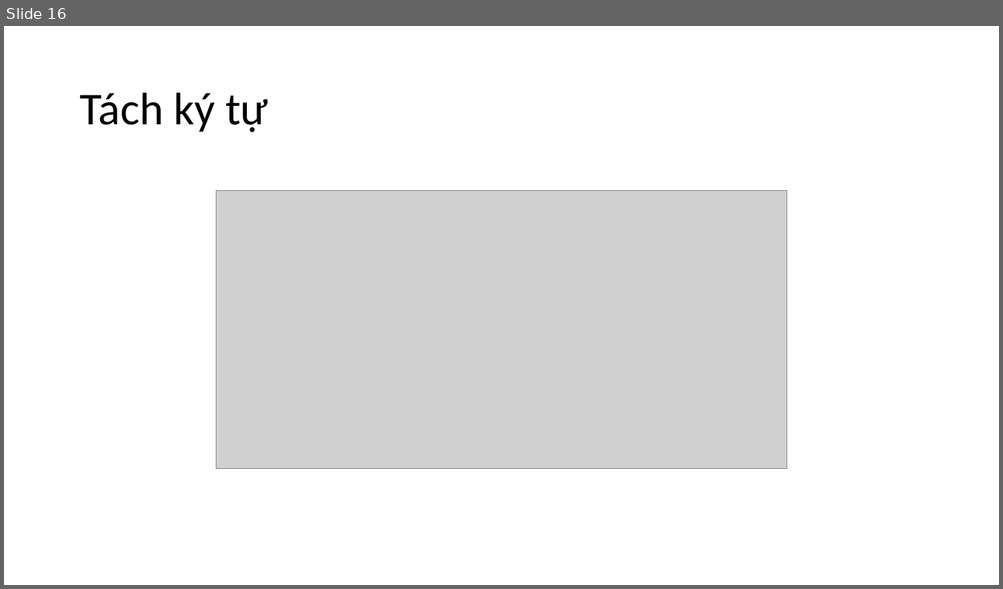
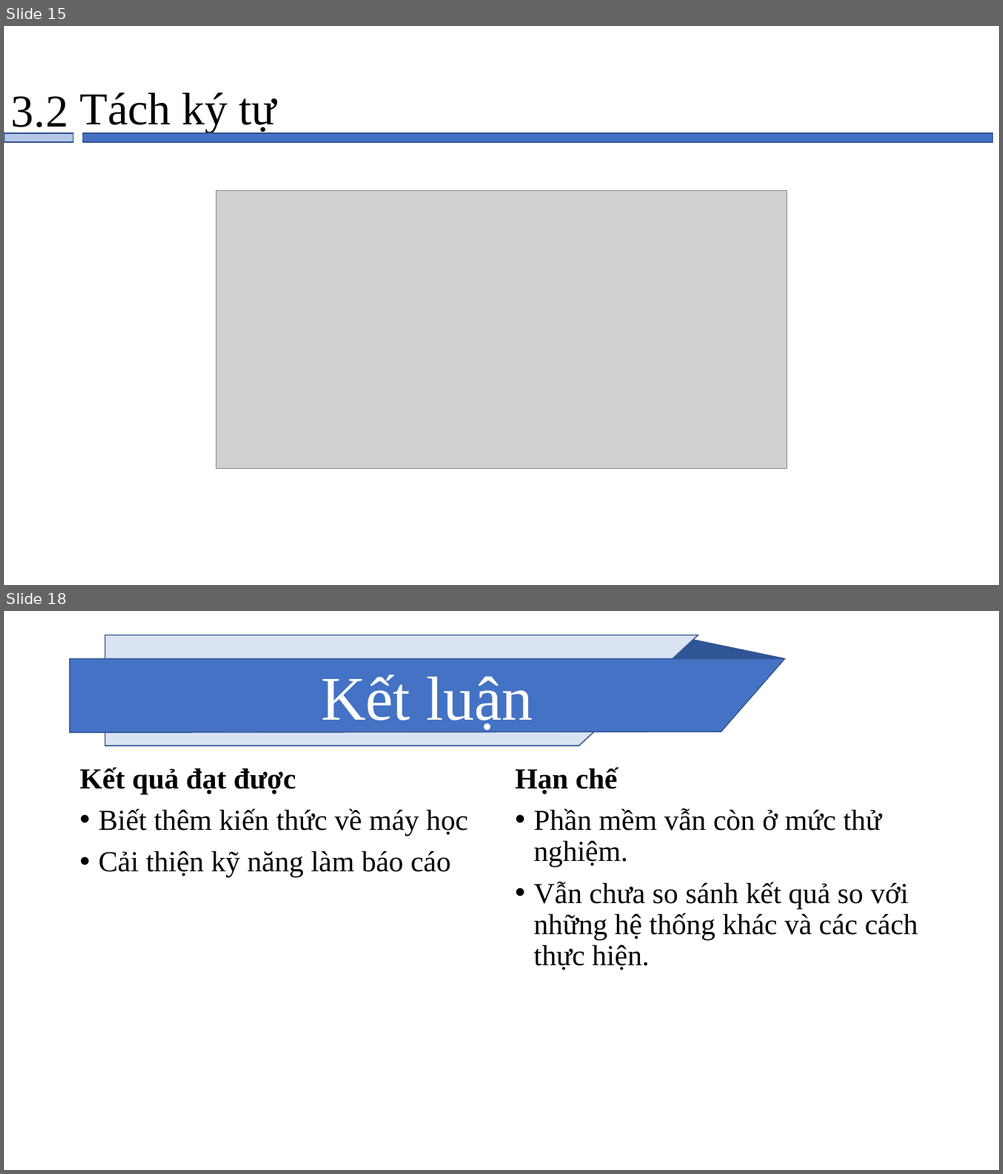
Before and after one commit to datdao999/graduation_project, a slide deck: thuyet_trinh_tot nghiep.pptx. Shown one above the other, each under a label of ours: slide 16 before the commit, slides 15 and 18 after it; the slides between them are not shown. The pictures are 1003x589 and 1003x1174 pixels, drawn with LibreOffice and Linux fonts; fonts in the diff are those of the drawing; grey boxes stand for pictures. Boxes give left, top, right and bottom in pixels: in the first picture for what was removed or moved away, otherwise in the second. Text is boxed around its words. In the diff, an @@ line names an element or a change of style, - is before the commit and + after.

```diff
--- a/thuyet_trinh_tot nghiep.pptx
+++ b/thuyet_trinh_tot nghiep.pptx
@@ slide 18 added at box(4, 611, 999, 1170), background #FFFFFF @@
@@ freeform shape added at box(105, 635, 698, 746), fill #DAE3F3, outline #325491 1 pt @@
@@ freeform shape added at box(674, 640, 785, 659), fill #2F5597, outline #325491 1 pt @@
@@ freeform shape added at box(70, 659, 785, 732), fill #4472C4, outline #325491 1 pt, 60 pt, text #FFFFFF @@
+Kết luận
@@ text added at box(79, 767, 467, 877), 28 pt, text #000000 @@
+Kết quả đạt được
+• Biết thêm kiến thức về máy học
+• Cải thiện kỹ năng làm báo cáo
@@ text added at box(515, 767, 918, 971), 28 pt, text #000000 @@
+Hạn chế
+• Phần mềm vẫn còn ở mức thử nghiệm.
+• Vẫn chưa so sánh kết quả so với những hệ thống khác và các cách thực hiện.
@@ what was slide 16 is now slide 15 @@
@@ slide 15 changed as well @@
@@ title "Tách ký tự" at box(79, 93, 276, 133): font Calibri to Times New Roman @@
@@ text added at box(11, 96, 68, 136), 44 pt, text #000000 @@
+3.2
@@ rectangle added at box(4, 133, 74, 142), fill #B4C7E7, outline #325491 1 pt @@
@@ rectangle added at box(82, 133, 992, 142), fill #4472C4, outline #325491 1 pt @@
```
Also in this commit, not shown: 5 other slides changed, 11 other slides added, 20 slides removed, 8 other files.
